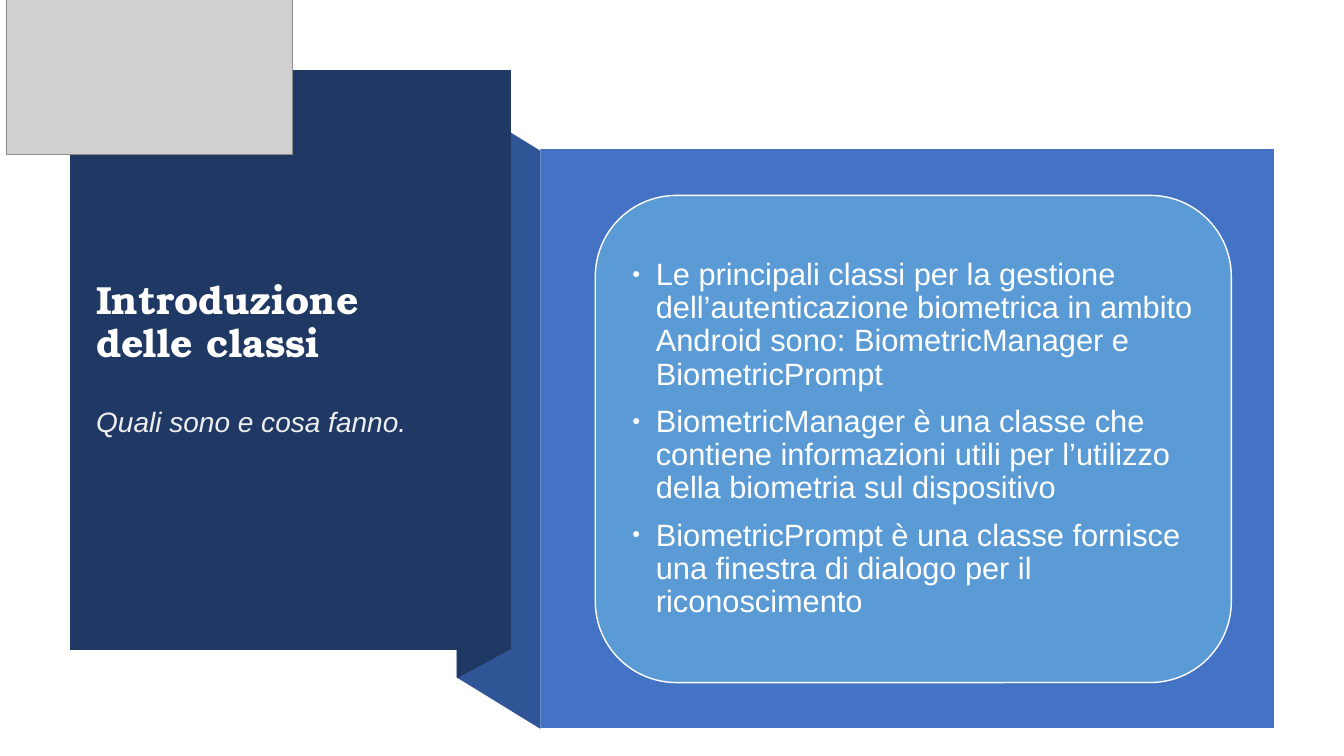
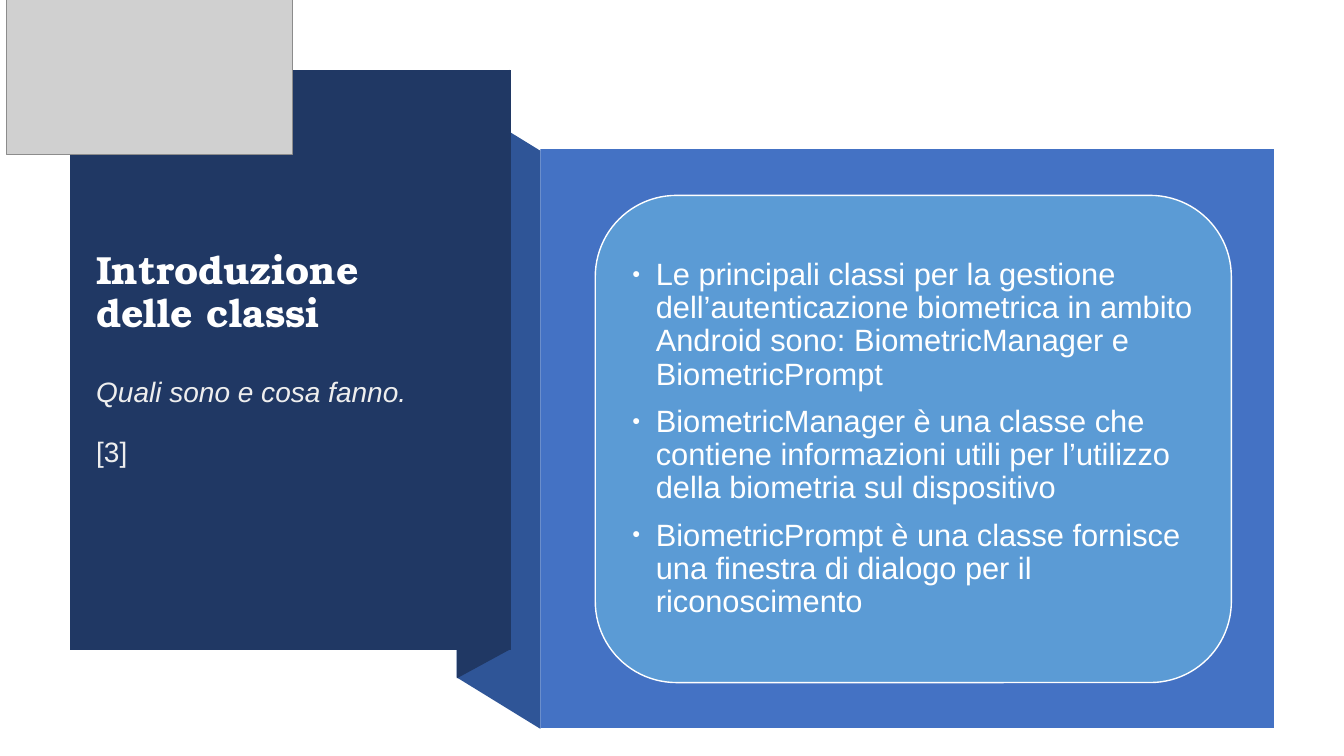
Before and after one commit to Torkin1/biometric_prompt_WALL-E, a slide deck: slide 1 of Introduzione Classi.odp. Drawn at 1344x756 pixels with LibreOffice and Linux fonts; fonts in the diff are those of the drawing; grey boxes stand for pictures. Boxes give left, top, right and bottom in pixels: in the first picture for what was removed or moved away, otherwise in the second. Text is boxed around its words. In the diff, an @@ line names an element or a change of style, - is before the commit and + after.

```diff
--- a/Introduzione Classi.odp
+++ b/Introduzione Classi.odp
@@ title at box(96, 254, 406, 467): text changed @@
-Introduzione delle classi
-Quali sono e cosa fanno.
+Introduzione delle classi
+Quali sono e cosa fanno.
+[3]
```
Also in this commit, not shown: 5 other slides changed, 4 other files.
